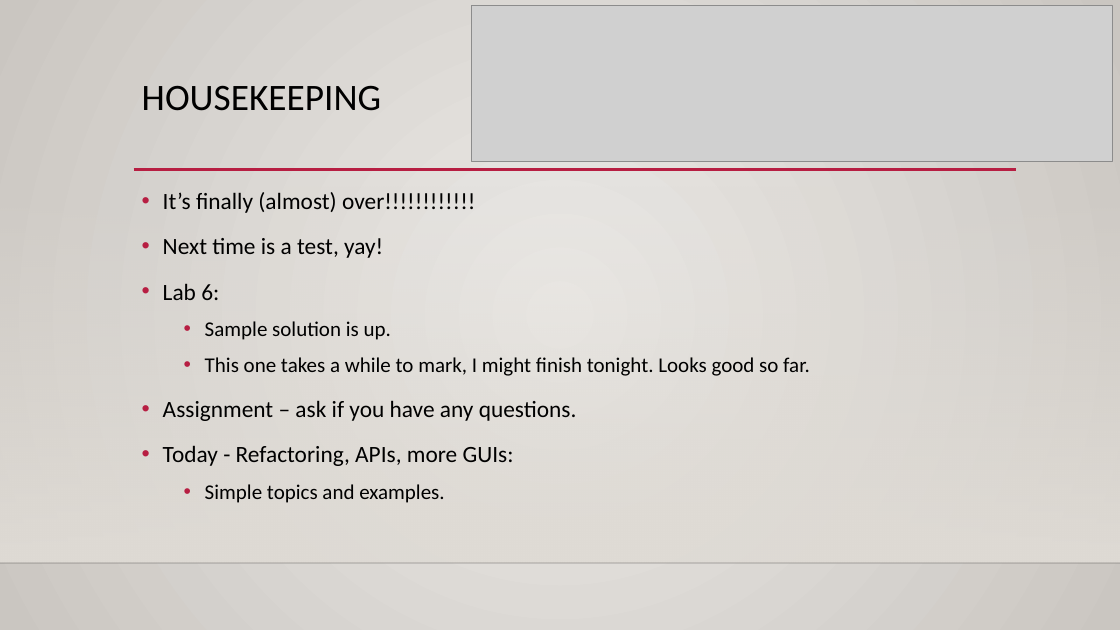
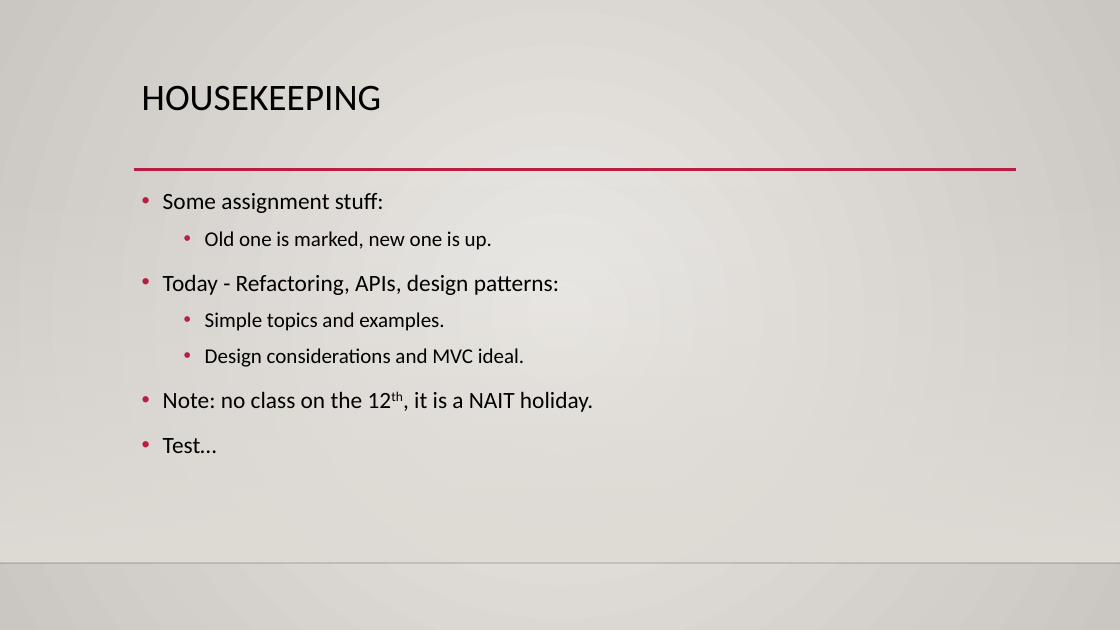
Before and after one commit to AkeemSemperDataScience/Programming_Basics_for_Machine_Learning_Students, a slide deck: slide 1 of reference_material/slides/021_cards_3.pptx. Drawn at 1120x630 pixels with LibreOffice and Linux fonts; fonts in the diff are those of the drawing; grey boxes stand for pictures; background and template pictures are left out. Boxes give left, top, right and bottom in pixels: in the first picture for what was removed or moved away, otherwise in the second. Text is boxed around its words. In the diff, an @@ line names an element or a change of style, - is before the commit and + after.

```diff
--- a/reference_material/slides/021_cards_3.pptx
+++ b/reference_material/slides/021_cards_3.pptx
@@ picture removed at [471,5,1113,161] @@
@@ text at [163,193,559,295]: text changed @@
-• It’s finally (almost) over!!!!!!!!!!!!
-• Next time is a test, yay!
-• Lab 6:
-  • Sample solution is up.
-  • This one takes a while to mark, I might finish tonight. Looks good so far.
-• Assignment – ask if you have any questions.
-• Today - Refactoring, APIs, more GUIs:
+• Some assignment stuff:
+  • Old one is marked, new one is up.
+• Today - Refactoring, APIs, design patterns:
@@ text at [163,348,593,453]: paragraphs added @@
+  • Design considerations and MVC ideal.
+• Note: no class on the 12th, it is a NAIT holiday.
+• Test…
```
Also in this commit, not shown: 2 other slides changed, 2 slides added, 7 other files.
